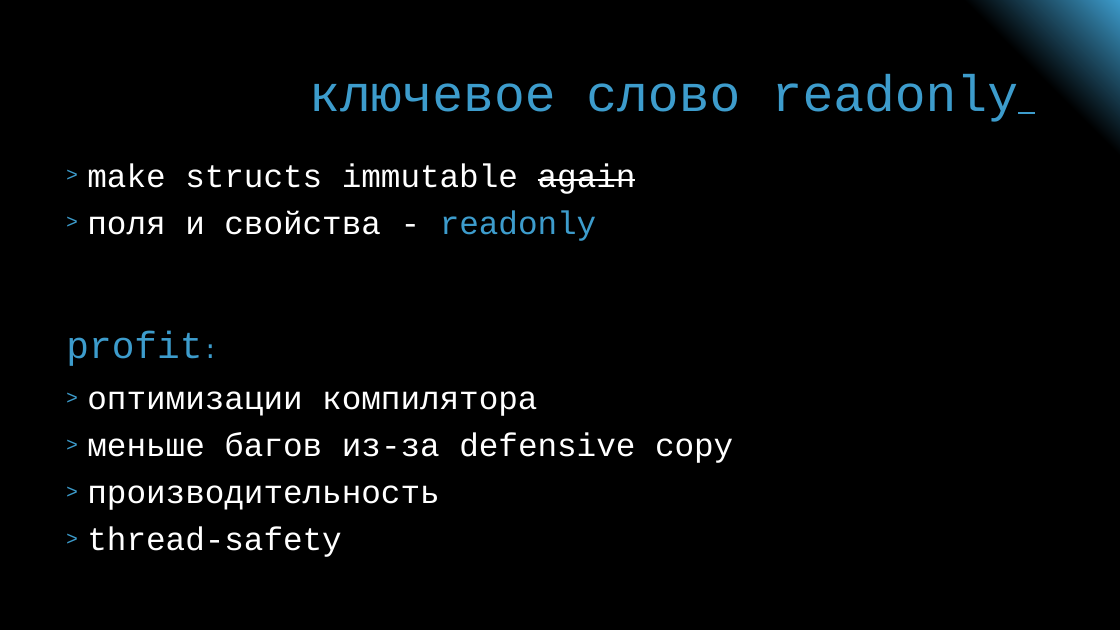
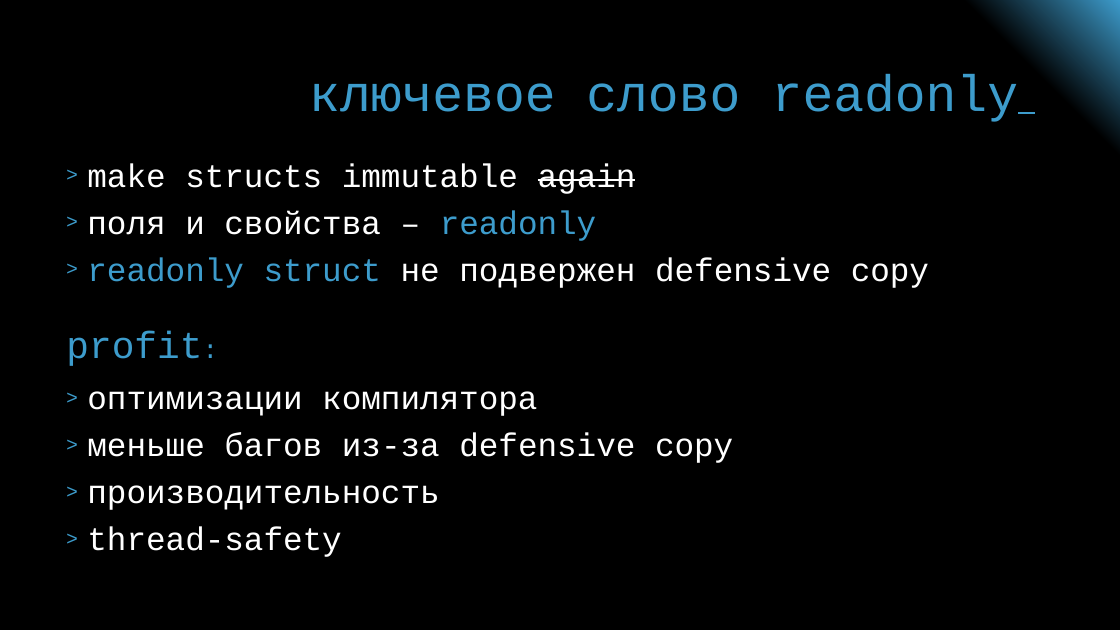
Before and after one commit to lightmg/dotnet-cheatsheet, a slide deck: slide 4 of structs/presentation.pptx. Drawn at 1120x630 pixels with LibreOffice and Linux fonts; fonts in the diff are those of the drawing. Boxes give left, top, right and bottom in pixels: in the first picture for what was removed or moved away, otherwise in the second. Text is boxed around its words. In the diff, an @@ line names an element or a change of style, - is before the commit and + after.

```diff
--- a/structs/presentation.pptx
+++ b/structs/presentation.pptx
@@ text at (87, 211, 929, 288): text changed @@
-> поля и свойства - readonly
+> поля и свойства – readonly
+> readonly struct не подвержен defensive copy
```
Also in this commit, not shown: 3 other slides changed.
